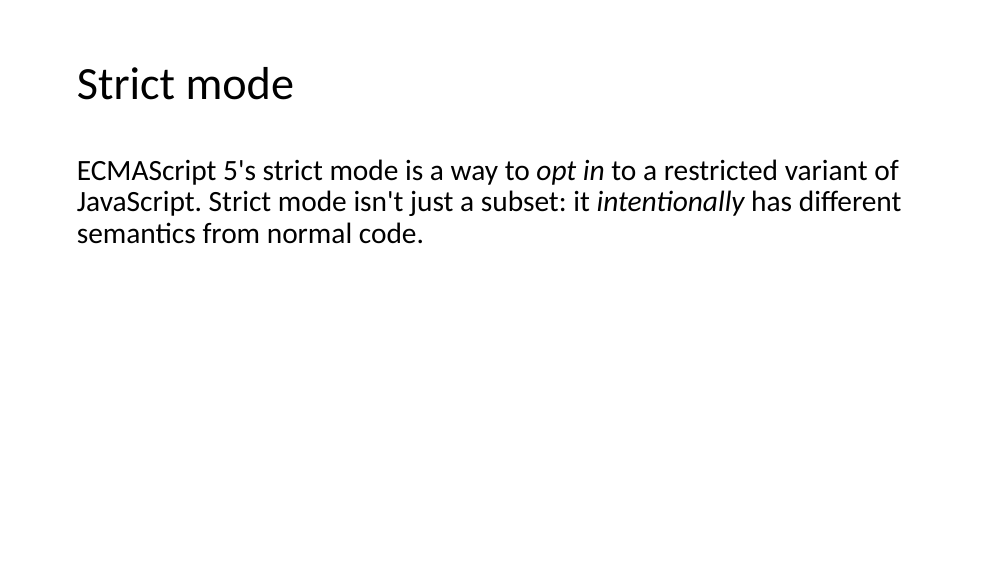
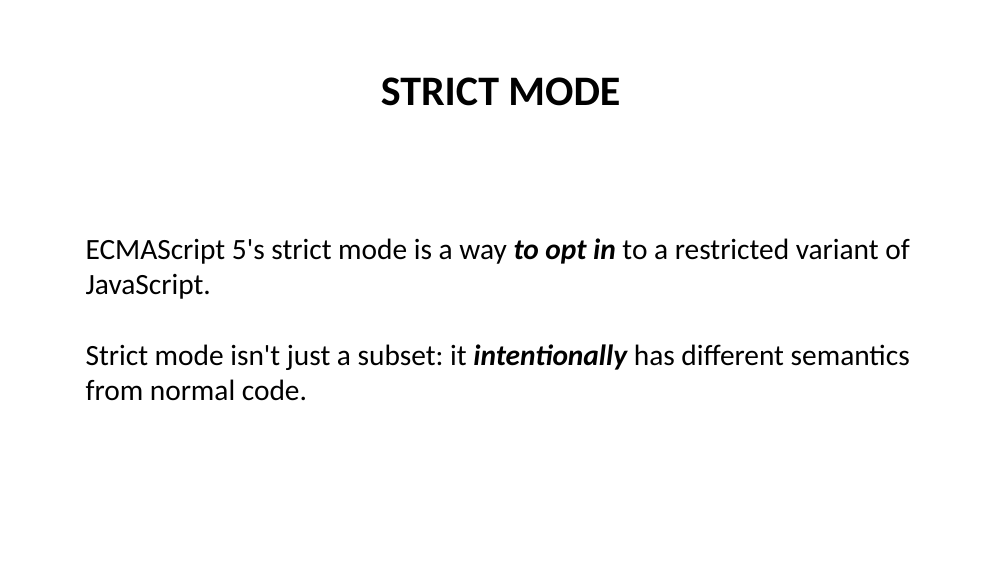
Before and after one commit to NickNaso/nodejs-tsw-2017, a slide deck: slide 14 of slides/nodejs-from-zero-to-hero.pptx (slide 15 before the commit). Drawn at 1008x567 pixels with LibreOffice and Linux fonts; fonts in the diff are those of the drawing. Boxes give left, top, right and bottom in pixels: in the first picture for what was removed or moved away, otherwise in the second. Text is boxed around its words. In the diff, an @@ line names an element or a change of style, - is before the commit and + after.

```diff
--- a/slides/nodejs-from-zero-to-hero.pptx
+++ b/slides/nodejs-from-zero-to-hero.pptx
@@ text "STRICT MODE" at box(381, 77, 620, 106): vertical alignment middle to top @@
@@ text at box(381, 77, 620, 106): text changed; size 44 to 40 pt; bold on @@
-Strict mode
+STRICT MODE
@@ text at box(86, 238, 910, 401): text changed @@
-ECMAScript 5's strict mode is a way to opt in to a restricted variant of JavaScript. Strict mode isn't just a subset: it intentionally has different semantics from normal code.
+ECMAScript 5's strict mode is a way to opt in to a restricted variant of JavaScript.
+Strict mode isn't just a subset: it intentionally has different semantics from normal code.
```
Also in this commit, not shown: 11 other slides changed, 7 slides added, 8 slides removed, 1 other file.
